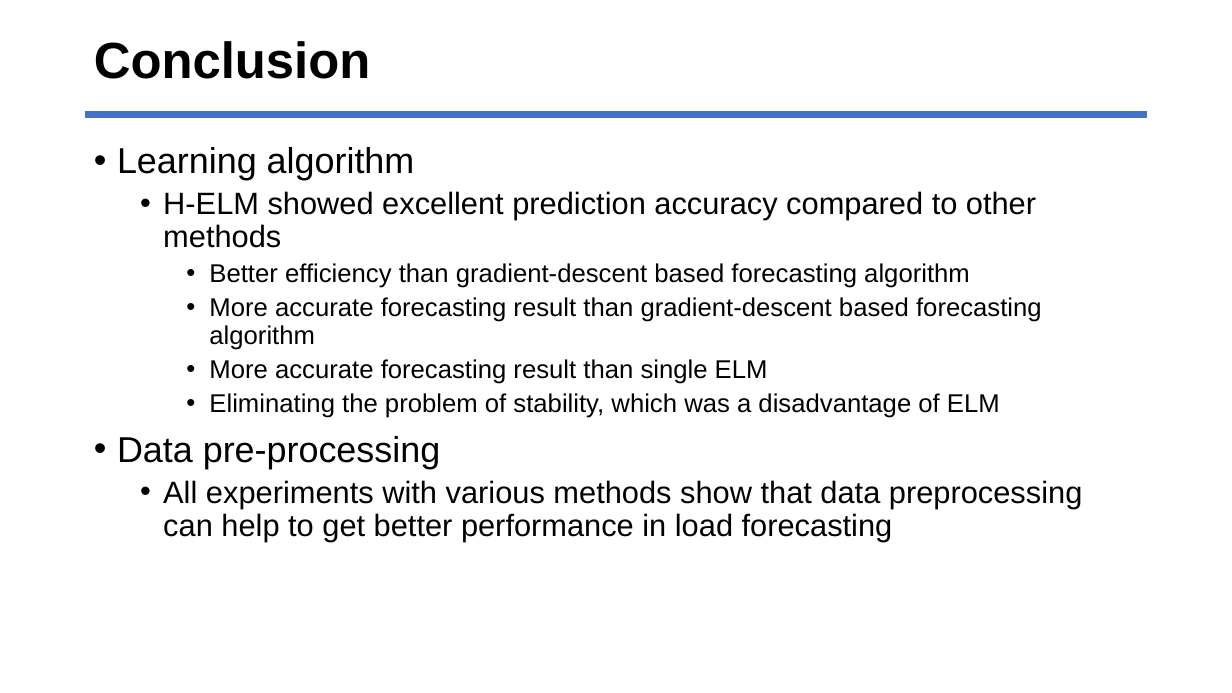
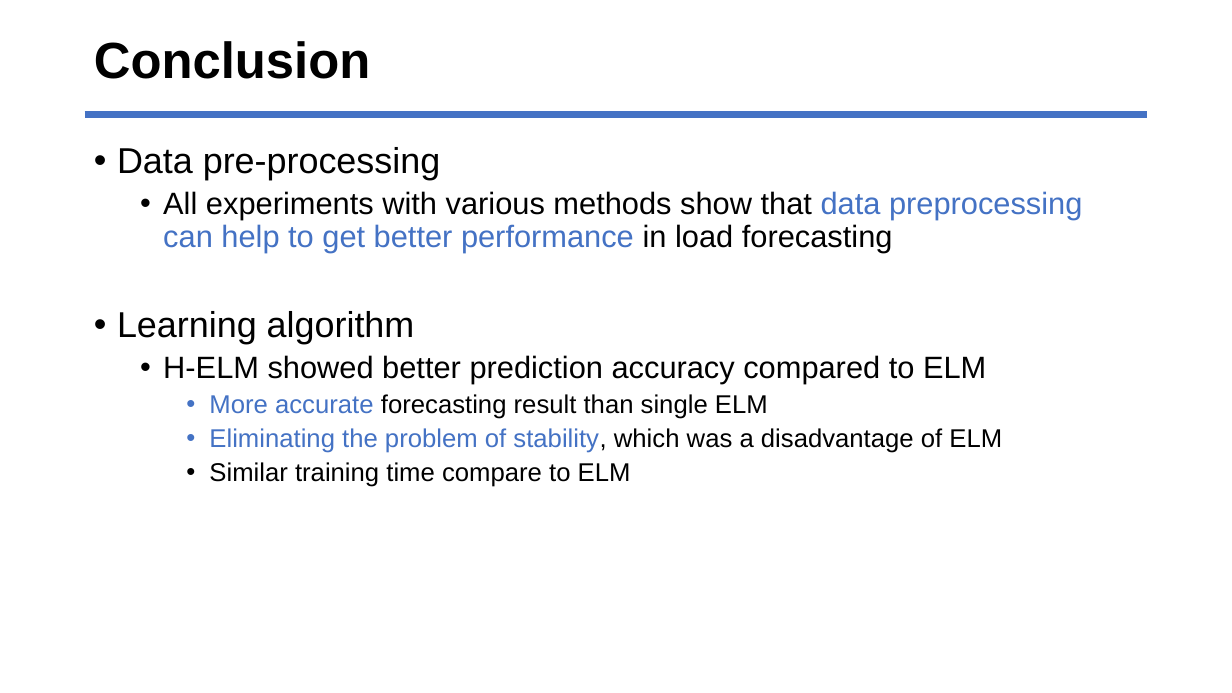
Before and after one commit to jhyun0919/STLF_of_Australian_NEM_by_H-ELM, a slide deck: slide 31 of ppt_slides/prepare_ELM2017_26MAY2017.pptx. Drawn at 1232x693 pixels with LibreOffice and Linux fonts; fonts in the diff are those of the drawing. Boxes give left, top, right and bottom in pixels: in the first picture for what was removed or moved away, otherwise in the second. Text is boxed around its words. In the diff, an @@ line names an element or a change of style, - is before the commit and + after.

```diff
--- a/ppt_slides/prepare_ELM2017_26MAY2017.pptx
+++ b/ppt_slides/prepare_ELM2017_26MAY2017.pptx
@@ text at (117,147,1082,253): paragraphs added @@
+• Data pre-processing
+  • All experiments with various methods show that data preprocessing can help to get better performance in load forecasting
@@ text at (163,355,986,384): text changed; size 20 to 24 pt @@
-  • H-ELM showed excellent prediction accuracy compared to other methods
-    • Better efficiency than gradient-descent based forecasting algorithm
-    • More accurate forecasting result than gradient-descent based forecasting algorithm
+  • H-ELM showed better prediction accuracy compared to ELM
@@ text at (209,394,1002,453): text colour #000000 to #4472C4 in "More accurate", "Eliminating the problem of stability," @@
@@ text at (209,462,631,487): text changed; size 24 to 20 pt @@
-• Data pre-processing
-  • All experiments with various methods show that data preprocessing can help to get better performance in load forecasting
+    • Similar training time compare to ELM
```
Also in this commit, not shown: 15 other slides changed, 2 slides added, 2 slides removed, 27 other files.
